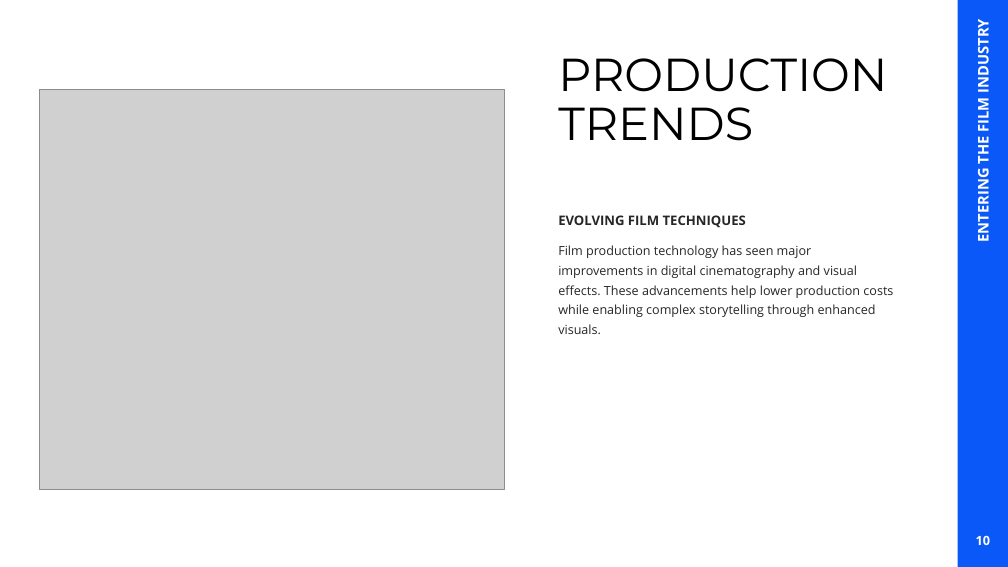
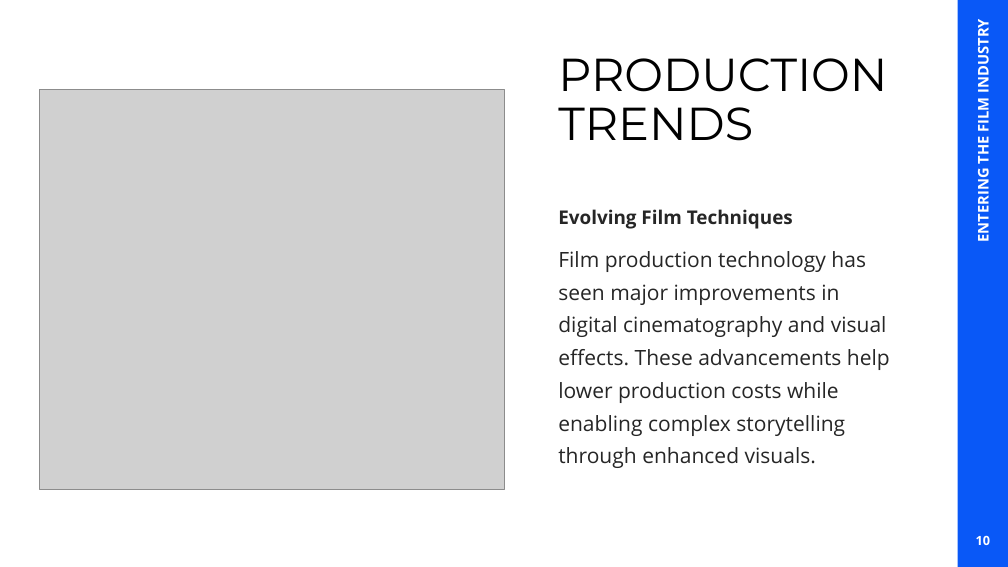
Before and after one commit to mikabenson/PHASE2_PROJECT-inferential-statistics-, a slide deck: slide 10 of Phase 2 Project_Group 5.pptx. Drawn at 1008x567 pixels with LibreOffice and Linux fonts; fonts in the diff are those of the drawing; grey boxes stand for pictures. Boxes give left, top, right and bottom in pixels: in the first picture for what was removed or moved away, otherwise in the second. Text is boxed around its words. In the diff, an @@ line names an element or a change of style, - is before the commit and + after.

```diff
--- a/Phase 2 Project_Group 5.pptx
+++ b/Phase 2 Project_Group 5.pptx
@@ text at (558,209,793,229): text changed; size 12.5 to 18 pt @@
-EVOLVING FILM TECHNIQUES
+Evolving Film Techniques
@@ text "Film production technology has seen ..." at (558,251,890,468): size 12 to 20 pt @@
```
Also in this commit, not shown: 13 other slides changed, 3 slides added, 1 slide removed, 2 other files.
